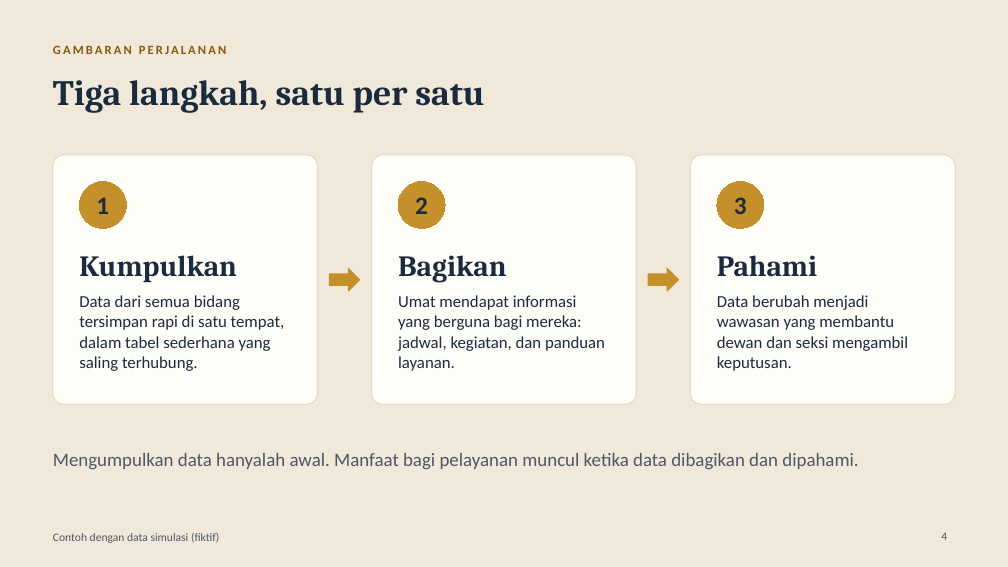
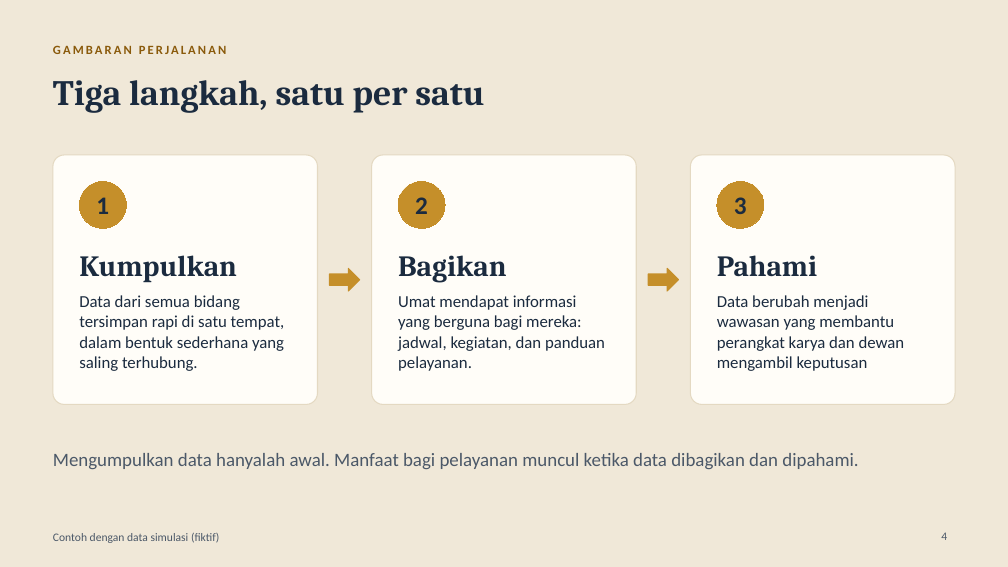
Before and after one commit to mizuruka92/church-activties, a slide deck: slide 4 of docs/presentation/pusat_informasi_paroki_dewan.pptx. Drawn at 1008x567 pixels with LibreOffice and Linux fonts; fonts in the diff are those of the drawing. Boxes give left, top, right and bottom in pixels: in the first picture for what was removed or moved away, otherwise in the second. Text is boxed around its words. In the diff, an @@ line names an element or a change of style, - is before the commit and + after.

Commit message:
PPT MBK

```diff
--- a/docs/presentation/pusat_informasi_paroki_dewan.pptx
+++ b/docs/presentation/pusat_informasi_paroki_dewan.pptx
@@ text at (x1=79, y1=295, x2=285, y2=371): text changed @@
-Data dari semua bidang tersimpan rapi di satu tempat, dalam tabel sederhana yang saling terhubung.
+Data dari semua bidang tersimpan rapi di satu tempat, dalam bentuk sederhana yang saling terhubung.
@@ text at (x1=398, y1=295, x2=605, y2=371): text changed @@
-Umat mendapat informasi yang berguna bagi mereka: jadwal, kegiatan, dan panduan layanan.
+Umat mendapat informasi yang berguna bagi mereka: jadwal, kegiatan, dan panduan pelayanan.
@@ text at (x1=717, y1=295, x2=905, y2=371): text changed @@
-Data berubah menjadi wawasan yang membantu dewan dan seksi mengambil keputusan.
+Data berubah menjadi wawasan yang membantu perangkat karya dan dewan mengambil keputusan
```
Also in this commit, not shown: 4 other slides changed.
